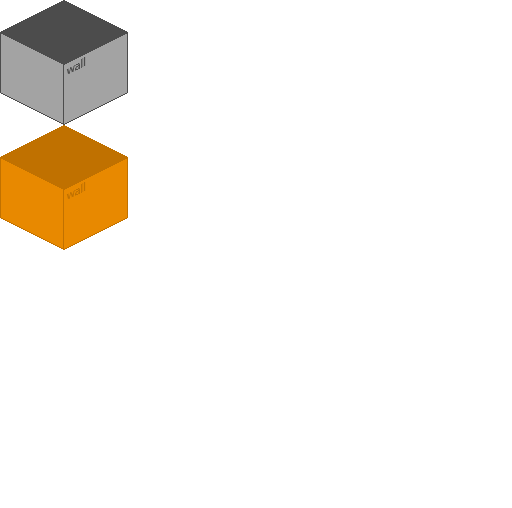
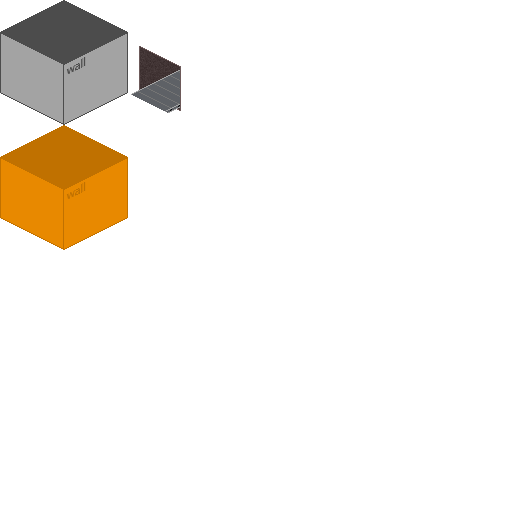
Before/after of a 512x508 layered artwork. What changed in the layer stack:
added layer "Layer 3" above "Layer 1 copy" over [131, 46, 181, 113]
